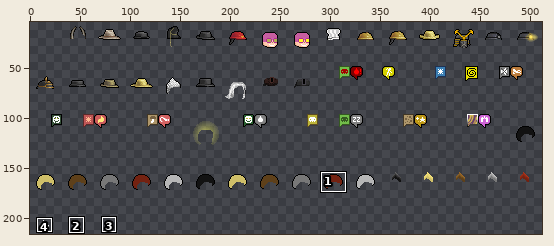
Two versions of one sprite sheet, gfx/ChibiUltica/ChibiTall.png. The picture above shows the old version from afar; the outline marks the close-up.
Close-up. Old version:
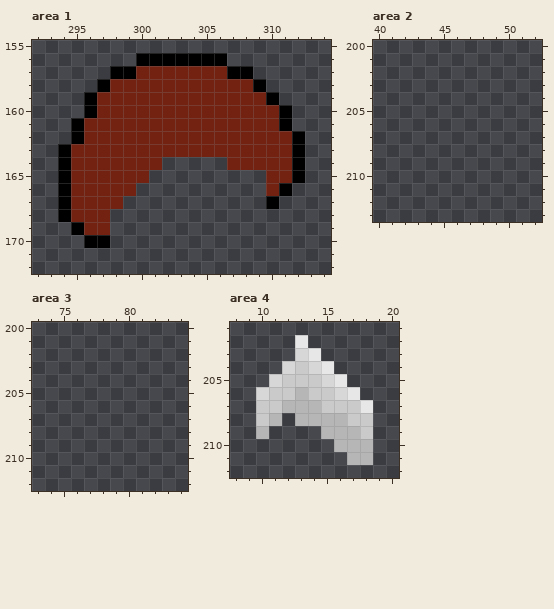
The file is 512x240 pixels. Pixels under 10% opacity are left out. Colours within 5 levels of each other are drawn and written as one. Shown: area 1: x 292..314, y 155..172; area 2: x 40..52, y 200..213; area 3: x 73..84, y 200..212; area 4: x 8..20, y 201..212. The wide view leaves out empty margins. The commit also changed other parts of the picture, which this record leaves out.
The result:
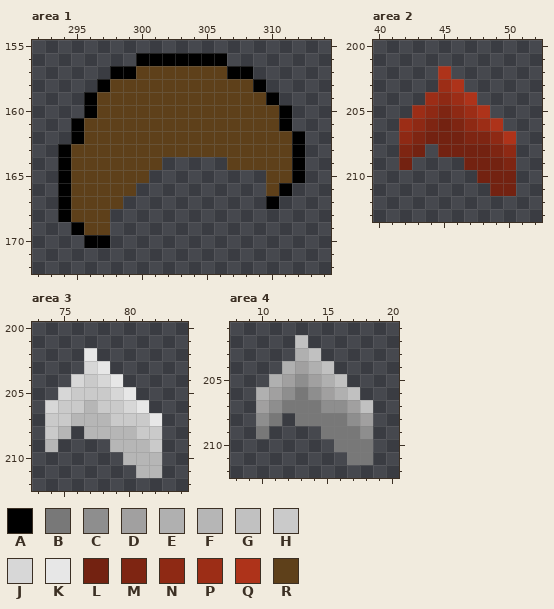
Palette (. is transparent): A #000000  B #787878  C #8e8e8e  D #a1a0a0  E #b0b0b0  F #b6b6b6  G #c1c1c1  H #cacaca  J #d7d7d7  K #e7e7e7  L #732211  M #7e2512  N #8e2914  P #9c2d16  Q #ae331a  R #5e401a
What changed:
Area 1:
y 157: x 300..306 LLLLLLL -> RRRRRRR
y 158: x 298..308 LLLLLLLLLLL -> RRRRRRRRRRR
y 159: x 297..309 LLLLLLLLLLLLL -> RRRRRRRRRRRRR
y 160: x 297..310 LLLLLLLLLLLLLL -> RRRRRRRRRRRRRR
y 161: x 296..310 LLLLLLLLLLLLLLL -> RRRRRRRRRRRRRRR
y 162: x 296..311 LLLLLLLLLLLLLLLL -> RRRRRRRRRRRRRRRR
y 163: x 295..311 LLLLLLLLLLLLLLLLL -> RRRRRRRRRRRRRRRRR
y 164: x 295..301 LLLLLLL -> RRRRRRR; x 307..311 LLLLL -> RRRRR
y 165: x 295..300 LLLLLL -> RRRRRR; x 310..311 LL -> RR
y 166: x 295..299 LLLLL -> RRRRR; x 310 L -> R
y 167: x 295..298 LLLL -> RRRR
y 168: x 295..297 LLL -> RRR
y 169: x 296..297 LL -> RR
Area 2:
y 202: x 45 . -> Q
y 203: x 45..46 .. -> PQ
y 204: x 44..47 .... -> PNPQ
y 205: x 43..48 ...... -> PNMNPQ
y 206: x 42..49 ........ -> PNMLMNPQ
y 207: x 42..50 ......... -> NMLLLMMNQ
y 208: x 42..43 .. -> ML; x 45..50 ...... -> LLLLMN
y 209: x 42 . -> L; x 47..50 .... -> LLLM
y 210: x 48..50 ... -> LLL
y 211: x 49..50 .. -> LL
Area 3:
y 202: x 77 . -> K
y 203: x 77..78 .. -> JK
y 204: x 76..79 .... -> JHJK
y 205: x 75..80 ...... -> JHHHJK
y 206: x 74..81 ........ -> JHHFHHJK
y 207: x 74..82 ......... -> HHFFFHHHK
y 208: x 74..75 .. -> HF; x 77..82 ...... -> FFFFHH
y 209: x 74 . -> F; x 79..82 .... -> FFFH
y 210: x 80..82 ... -> FFF
y 211: x 81..82 .. -> FF
Area 4:
y 202: x 13 K -> G
y 203: x 13..14 JK -> EG
y 204: x 12..15 JHJK -> EDEG
y 205: x 11..16 JHHHJK -> EDCDEG
y 206: x 10..17 JHHFHHJK -> EDCBCDEG
y 207: x 10..18 HHFFFHHHK -> DCBBBCCDG
y 208: x 10..11 HF -> CB; x 13..18 FFFFHH -> BBBBCD
y 209: x 10 F -> B; x 15..18 FFFH -> BBBC
y 210: x 16..18 FFF -> BBB
y 211: x 17..18 FF -> BB
Boxes around the changes in both close-ups, in picture pixels (x1, y1, x2, y2):
changed: (71, 66, 292, 235)
added: (399, 66, 516, 196)
added: (45, 348, 162, 478)
changed: (256, 335, 373, 465)
